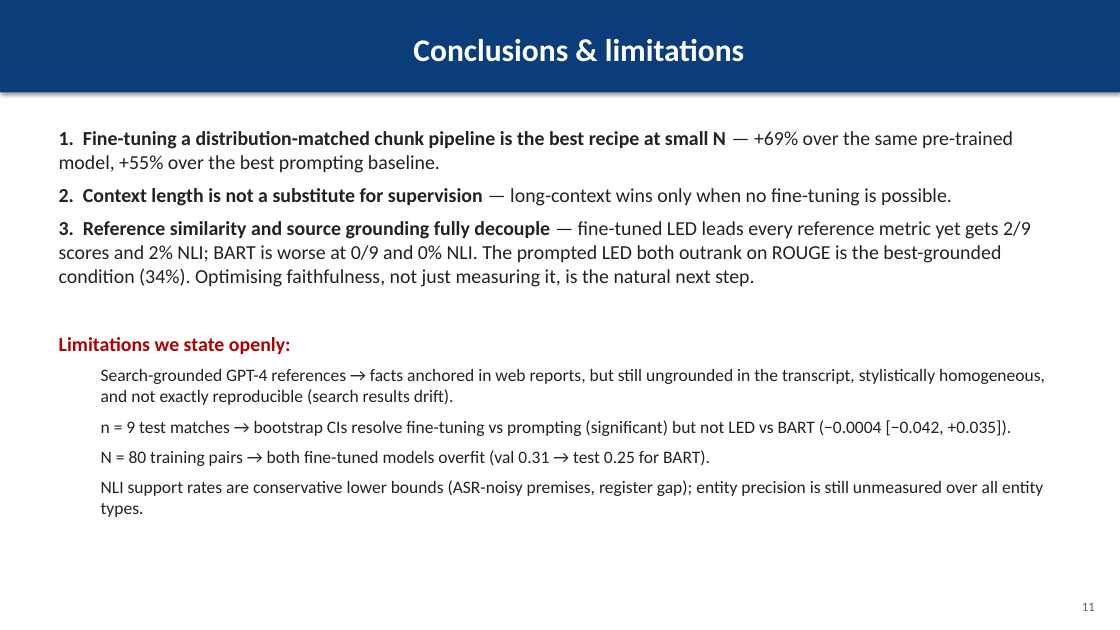
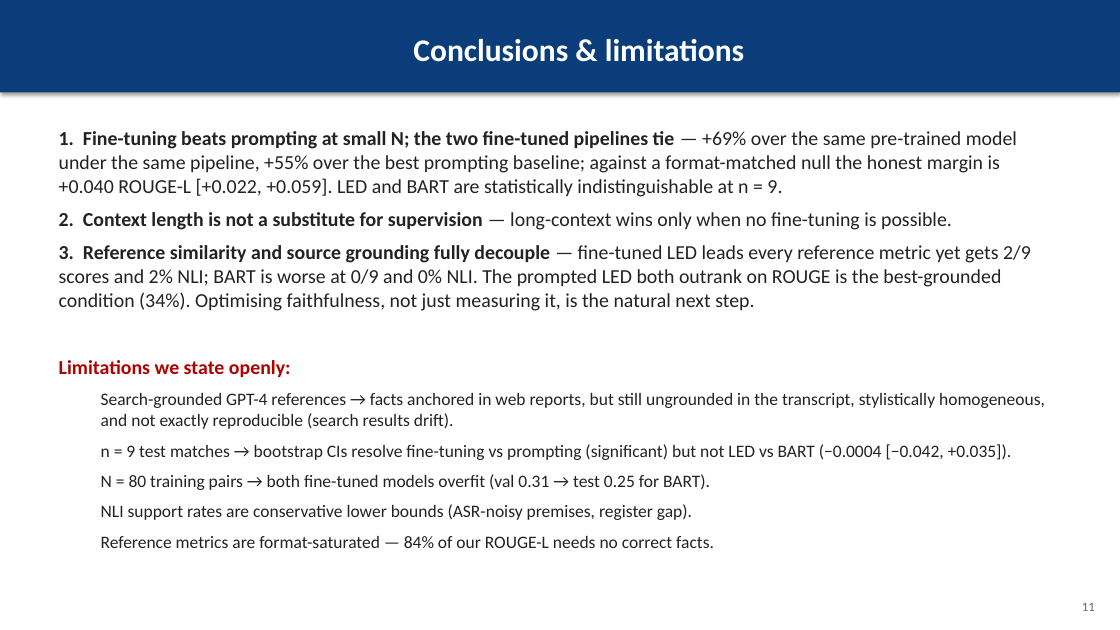
Before and after one commit to christiandalfarra/ANLP_Project, a slide deck: slide 11 of report/slides/ANLP_slides.pptx. Drawn at 1120x630 pixels with LibreOffice and Linux fonts; fonts in the diff are those of the drawing. Boxes give left, top, right and bottom in pixels: in the first picture for what was removed or moved away, otherwise in the second. Text is boxed around its words. In the diff, an @@ line names an element or a change of style, - is before the commit and + after.

```diff
--- a/report/slides/ANLP_slides.pptx
+++ b/report/slides/ANLP_slides.pptx
@@ text at (59, 131, 1017, 197): text changed; bold off @@
-1. Fine-tuning a distribution-matched chunk pipeline is the best recipe at small N — +69% over the same pre-trained model, +55% over the best prompting baseline.
+1. Fine-tuning beats prompting at small N; the two fine-tuned pipelines tie — +69% over the same pre-trained model under the same pipeline, +55% over the best prompting baseline; against a format-matched null the honest margin is +0.040 ROUGE-L [+0.022, +0.059]. LED and BART are statistically indistinguishable at n = 9.
@@ text at (101, 504, 714, 548): text changed @@
-  NLI support rates are conservative lower bounds (ASR-noisy premises, register gap); entity precision is still unmeasured over all entity types.
+  NLI support rates are conservative lower bounds (ASR-noisy premises, register gap).
+  Reference metrics are format-saturated — 84% of our ROUGE-L needs no correct facts.
```
Also in this commit, not shown: 3 other slides changed, 18 other files.
